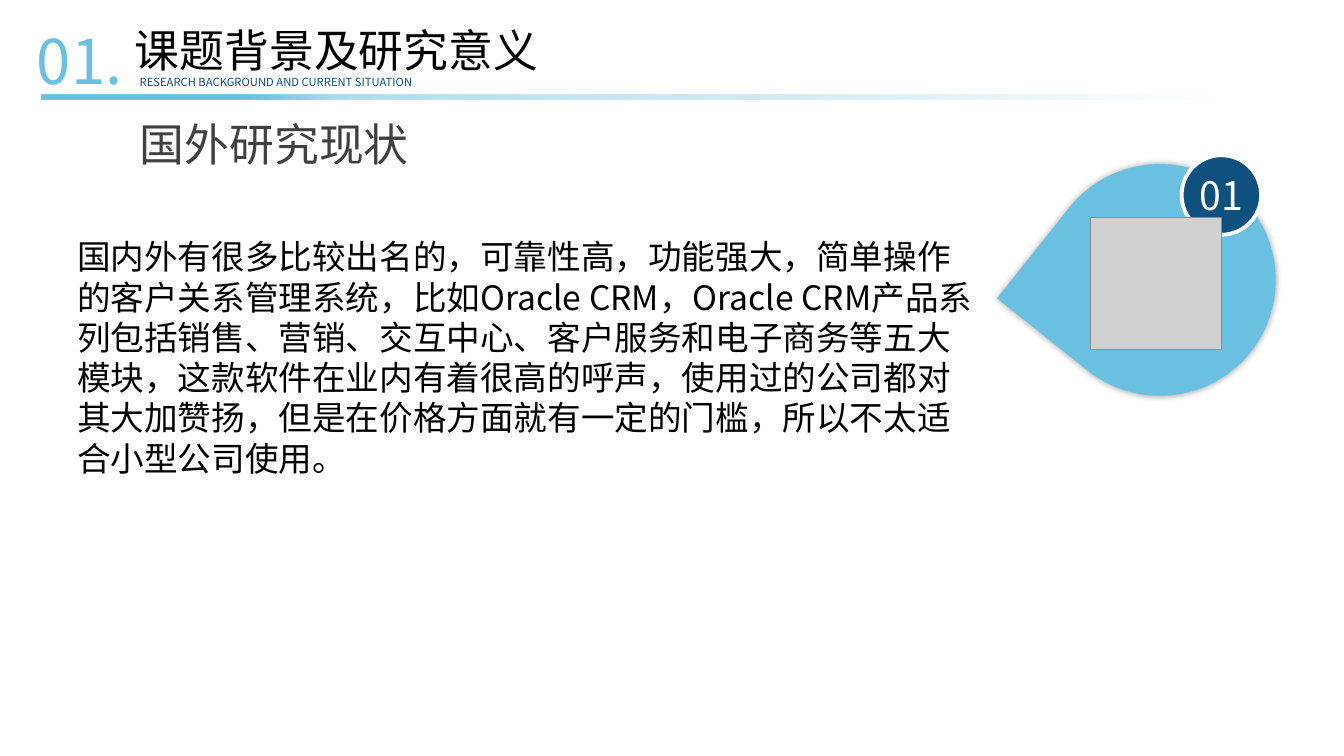
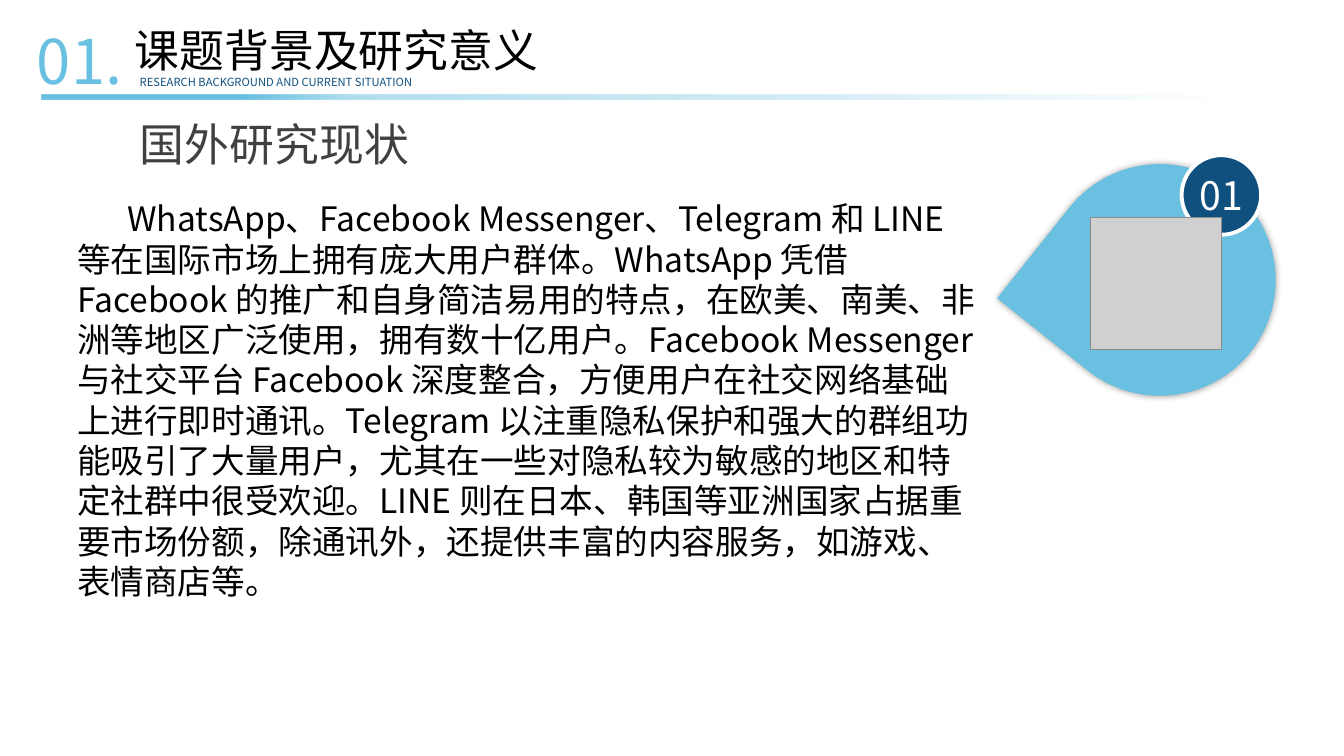
Before and after one commit to ConsoleLZ/chat-app, a slide deck: slide 5 of 毕业论文/毕业答辩(系统开发）.pptx. Drawn at 1344x756 pixels with LibreOffice and Linux fonts; fonts in the diff are those of the drawing; grey boxes stand for pictures. Boxes give left, top, right and bottom in pixels: in the first picture for what was removed or moved away, otherwise in the second. Text is boxed around its words. In the diff, an @@ line names an element or a change of style, - is before the commit and + after.

```diff
--- a/毕业论文/毕业答辩(系统开发）.pptx
+++ b/毕业论文/毕业答辩(系统开发）.pptx
@@ rectangle "WhatsApp、Facebook Messenger、Telegram 和 LINE 等在国际市场上拥有庞大用户群体。 ...": place and size @@
-rectangle "WhatsApp、Facebook Messenger、Telegram 和 LINE 等在国际市场上拥有庞大用户群体。 ..." at (68, 155, 990, 559)
+rectangle "WhatsApp、Facebook Messenger、Telegram 和 LINE 等在国际市场上拥有庞大用户群体。 ..." at (68, 218, 990, 621)
@@ text in rectangle at (77, 203, 975, 597): text changed @@
-国内外有很多比较出名的，可靠性高，功能强大，简单操作的客户关系管理系统，比如Oracle CRM，Oracle CRM产品系列包括销售、营销、交互中心、客户服务和电子商务等五大模块，这款软件在业内有着很高的呼声，使用过的公司都对其大加赞扬，但是在价格方面就有一定的门槛，所以不太适合小型公司使用。
+WhatsApp、Facebook Messenger、Telegram 和 LINE 等在国际市场上拥有庞大用户群体。WhatsApp 凭借 Facebook 的推广和自身简洁易用的特点，在欧美、南美、非洲等地区广泛使用，拥有数十亿用户。Facebook Messenger 与社交平台 Facebook 深度整合，方便用户在社交网络基础上进行即时通讯。Telegram 以注重隐私保护和强大的群组功能吸引了大量用户，尤其在一些对隐私较为敏感的地区和特定社群中很受欢迎。LINE 则在日本、韩国等亚洲国家占据重要市场份额，除通讯外，还提供丰富的内容服务，如游戏、表情商店等。
```
Also in this commit, not shown: 10 other slides changed, 3 other files.
